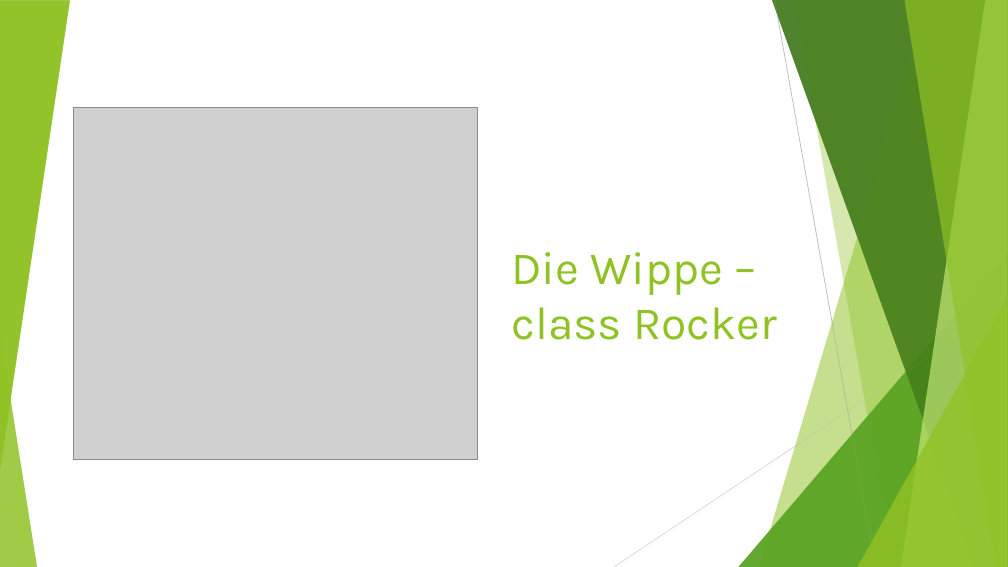
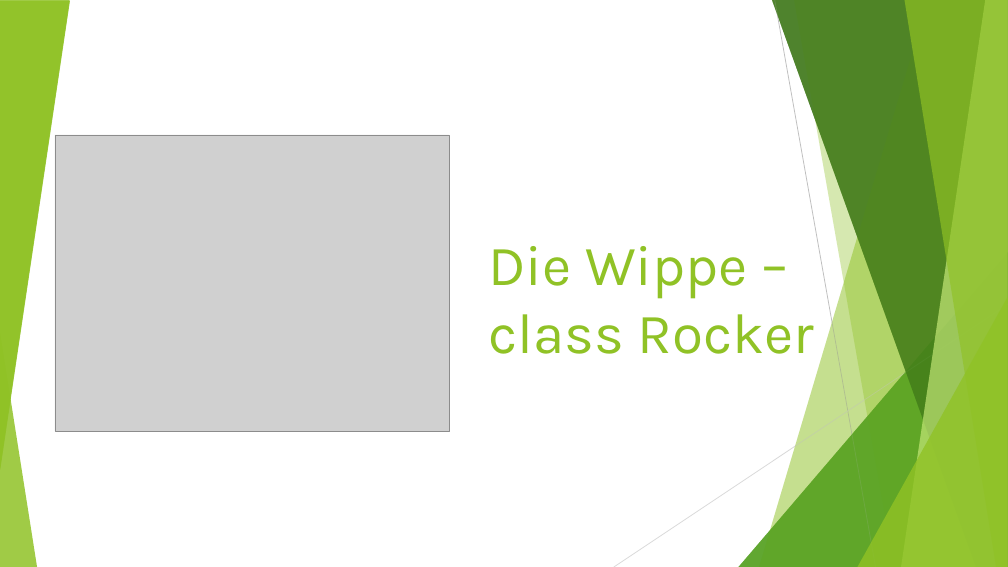
Before and after one commit to ArborLovis/BalanceControl, a slide deck: slide 4 of OSD_BallControl.pptx (slide 3 before the commit). Drawn at 1008x567 pixels with LibreOffice and Linux fonts; fonts in the diff are those of the drawing; grey boxes stand for pictures. Boxes give left, top, right and bottom in pixels: in the first picture for what was removed or moved away, otherwise in the second. Text is boxed around its words. In the diff, an @@ line names an element or a change of style, - is before the commit and + after.

```diff
--- a/OSD_BallControl.pptx
+++ b/OSD_BallControl.pptx
@@ title "Die Wippe – class Rocker": place and size @@
-title "Die Wippe – class Rocker" at bbox=[511, 252, 777, 340]
+title "Die Wippe – class Rocker" at bbox=[488, 246, 814, 354]
@@ title "Die Wippe – class Rocker" at bbox=[488, 246, 814, 354]: size 44 to 54 pt @@
@@ picture: place and size @@
-picture at bbox=[73, 107, 477, 460]
+picture at bbox=[55, 135, 449, 432]
```
Also in this commit, not shown: 5 other slides changed, 2 slides added, 1 slide removed, 3 other files.
